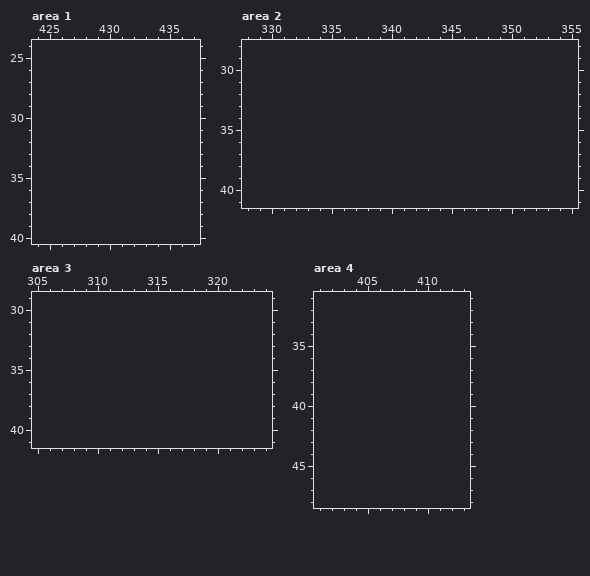
A pixel-art file gets an edit: notes/solid_pattern_ideas.aseprite. Above is the file before it was changed.
300x300 pixels, 1 frame. Colours within 5 levels of each other are drawn and written as one. Shown: area 1: x 424..437, y 24..40; area 2: x 328..355, y 28..41; area 3: x 305..324, y 29..41; area 4: x 401..413, y 31..48. The old version is drawn lined up with the new one, on the new canvas. The commit also changed other parts of the picture, which this record leaves out.
Visible layers, top first: "Layer 1", "Layer 2".
Palette (. is transparent): 
And afterwards:
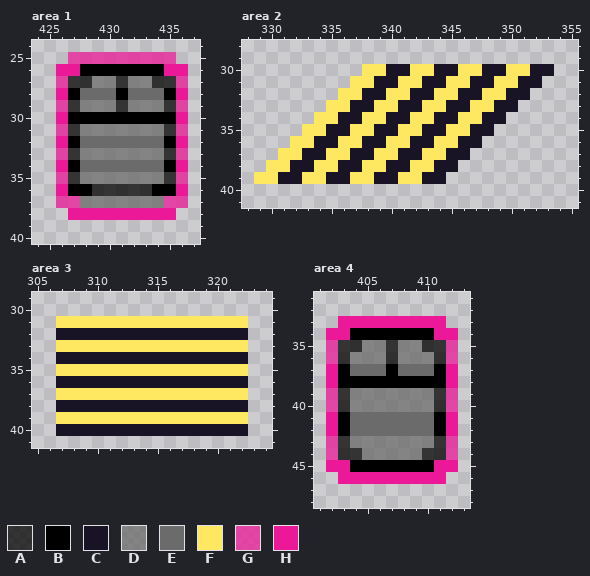
Colours new in this view: A #000000be  B #000000  C #181425  D #6b6b6bbe  E #6b6b6bfe  F #fee761  G #eb1997be  H #eb1997
What changed:
canvas 300x300 -> 600x300
Changed rows in their new state; - is an unchanged pixel.
Area 1:
first column x 426:
25 -GGGGGGGGG-
26 HHBBBBBBBHH
27 GAADDADDAAG
28 HBEEEBEEEBH
29 GADDDADDDAG
30 HBBBBBBBBBH
31 GADDDDDDDAG
32 HBEEEEEEEBH
33 GADDDDDDDAG
34 HBEEEEEEEBH
35 GADDDDDDDAG
36 HBBAAAAABBH
37 GGDDDDDDDGG
38 -HHHHHHHHH-
Area 2:
first column x 329:
30 ---------FFCCFFCCFFCCFFCC
31 --------FFCCFFCCFFCCFFCC-
32 -------FFCCFFCCFFCCFFCC--
33 ------FFCCFFCCFFCCFFCC---
34 -----FFCCFFCCFFCCFFCC----
35 ----FFCCFFCCFFCCFFCC-----
36 ---FFCCFFCCFFCCFFCC------
37 --FFCCFFCCFFCCFFCC-------
38 -FFCCFFCCFFCCFFCC--------
39 FFCCFFCCFFCCFFCC---------
Area 3:
first column x 307:
31 FFFFFFFFFFFFFFFF
32 CCCCCCCCCCCCCCCC
33 FFFFFFFFFFFFFFFF
34 CCCCCCCCCCCCCCCC
35 FFFFFFFFFFFFFFFF
36 CCCCCCCCCCCCCCCC
37 FFFFFFFFFFFFFFFF
38 CCCCCCCCCCCCCCCC
39 FFFFFFFFFFFFFFFF
40 CCCCCCCCCCCCCCCC
Area 4:
first column x 402:
33 -HHHHHHHHH-
34 HHBBBBBBBHH
35 GAADDADDAAG
36 GADDDADDDAG
37 HBEEEBEEEBH
38 HBBBBBBBBBH
39 GADDDDDDDAG
40 GADDDDDDDAG
41 HBEEEEEEEBH
42 HBEEEEEEEBH
43 GADDDDDDDAG
44 GAADDDDDAAG
45 HHBBBBBBBHH
46 -HHHHHHHHH-
Where, in picture pixels (left, top, right, bottom), the same in both pictures:
added: (56, 52, 188, 220)
added: (254, 64, 554, 184)
added: (56, 316, 248, 436)
added: (326, 316, 458, 484)
